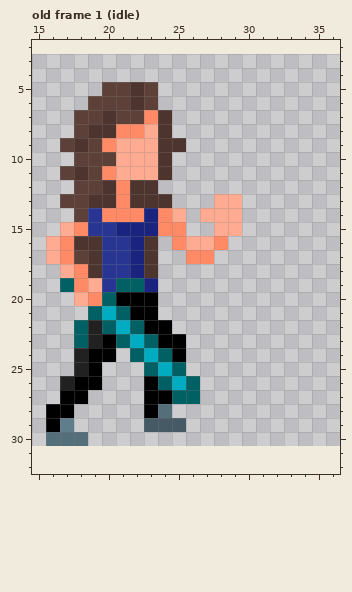
A pixel-art file gets an edit: assets/characters/lilah.aseprite. This is how it looked before the edit.
28x28 pixels, 8 frames. Colours within 5 levels of each other are drawn and written as one. Shown: old frame 1 (idle): x 15..36, y 2..32. The old version is drawn lined up with the new one, on the new canvas. The commit also changed other frames, which this record leaves out.
And afterwards:
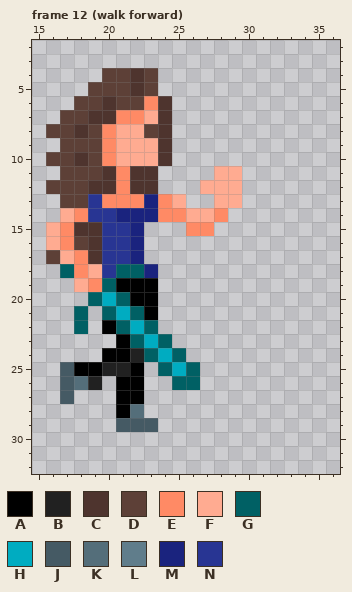
Palette (. is transparent): A #000000  B #212121  C #4e342e  D #5d4037  E #ff8a65  F #ffab91  G #006064  H #00acc1  J #455a64  K #546e7a  L #607d8b  M #1a237e  N #283593
A new or re-ordered frame is compared with the old frame closest to it.
Commit message: lilah updated, added walk and jump
Edits made:
canvas 28x28 -> 50x34, the old top-left corner now at 15,3
frames 8 -> 26
Changed rows in their new state; - is an unchanged pixel.
Frame 12 (walk forward) is new; against old frame 1 (idle):
first column x 16:
 4 ----DDCD------
 5 ---D----------
 6 --D-C-DEC-----
 7 -D-C-EEF------
 8 DDCDEFFD------
 9 --D------.----
10 DDC-E---------
11 --D-CECC.---FF
12 DD-C-------FFF
13 ---NE-EMEF----
14 -FE-NMM--EF-E.
15 FECC-N-...EE..
16 --D----.-....-
17 DFE----.--..--
18 -G-F-GGM------
19 -.FEGAAA------
20 --.GHG--------
21 --G.GHG-------
22 ---.AGHG.-----
23 --...AGHG.----
24 --..-ABGHG----
25 -JA-BBA.GHG---
26 -JKB-AA..G----
27 -J.--AA....---
28 ..---AK..-----
29 ..---JJ-..----
30 ...-----------
Pixel boxes of the changes (left, top, right, bottom) in both pictures:
changed: (46, 68, 242, 446)
